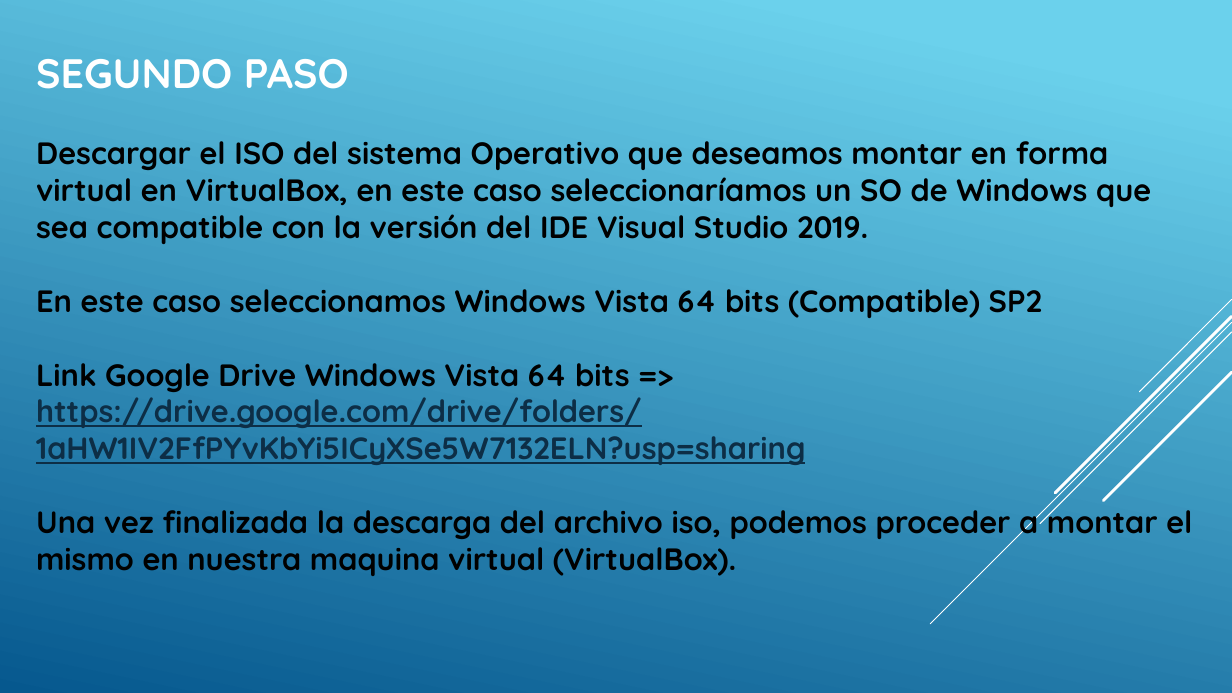
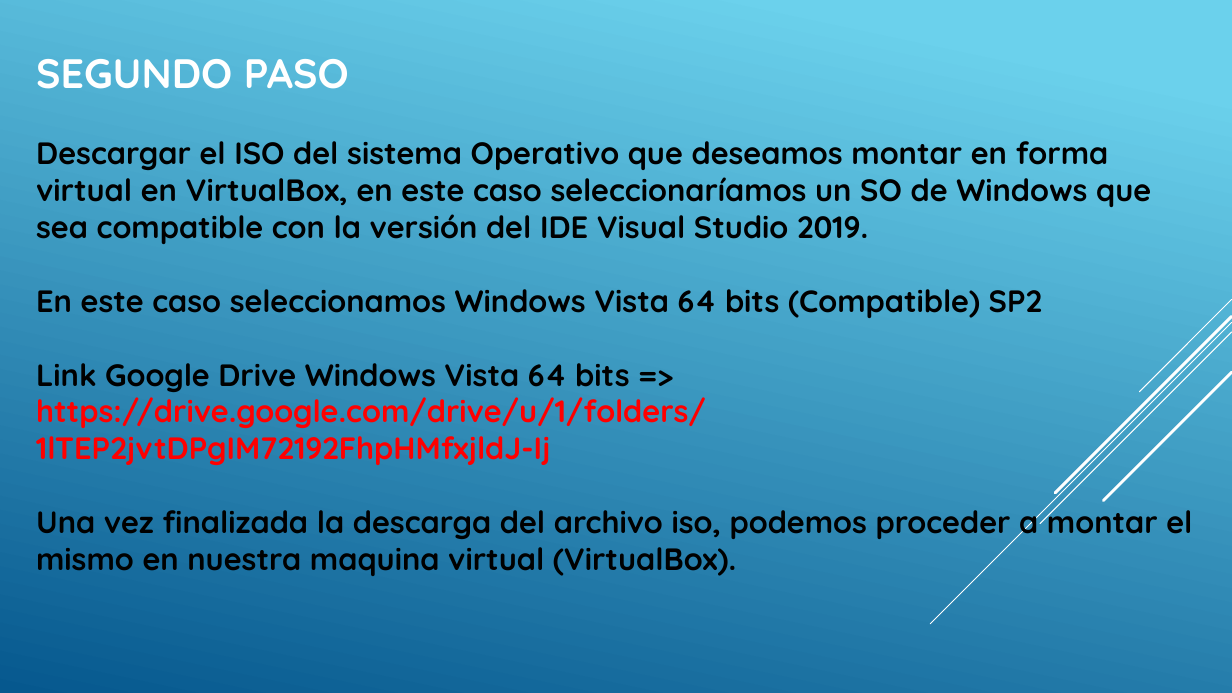
Before and after one commit to FedeConciencia/Proyecto_Final_Comedores_2021, a slide deck: slide 4 of Guia Detallada Instalacion y Ejecucion Proyecto/GUIA DETALLA CONFIGURACION PROYECTO.pptx. Drawn at 1232x693 pixels with LibreOffice and Linux fonts; fonts in the diff are those of the drawing. Boxes give left, top, right and bottom in pixels: in the first picture for what was removed or moved away, otherwise in the second. Text is boxed around its words. In the diff, an @@ line names an element or a change of style, - is before the commit and + after.

```diff
--- a/Guia Detallada Instalacion y Ejecucion Proyecto/GUIA DETALLA CONFIGURACION PROYECTO.pptx
+++ b/Guia Detallada Instalacion y Ejecucion Proyecto/GUIA DETALLA CONFIGURACION PROYECTO.pptx
@@ text at box(36, 391, 706, 465): text changed; text colour #0D2E46 to #FF0000 @@
-https://drive.google.com/drive/folders/1aHW1IV2FfPYvKbYi5ICyXSe5W7132ELN?usp=sharing
+https://drive.google.com/drive/u/1/folders/1lTEP2jvtDPgIM72192FhpHMfxjldJ-Ij
```
Also in this commit, not shown: 1 other slide changed, 1 other file.
